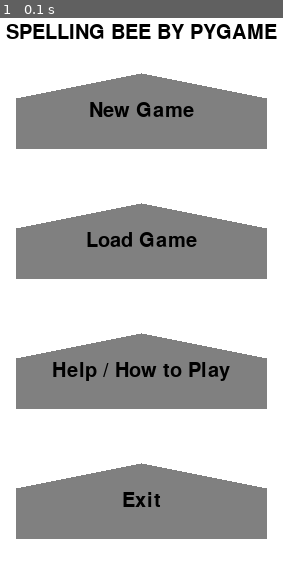
Above: before the commit, frame 1.
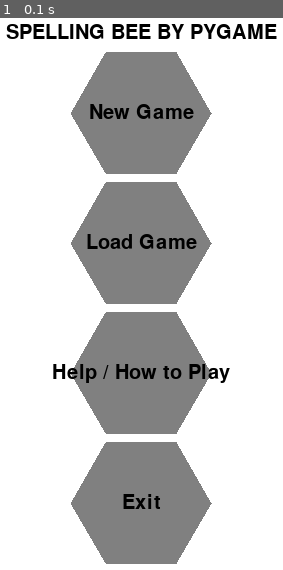
Above: after the commit, the same moment.

Repository: mucsci-students/2023sp-420-PyGame
Game: pygame game, started from PyGame.py
The game is run twice, just before and just after one commit, with the same random seed, the same clock (stepped at 60 frames per second) and the same inputs.
Inputs:
- Up to frame 1 (0.1 s): no input

The runs differ from the first frame. In frame 1, 31% of the frame differs, in the area x 5-95%, y 6-99%.

Commit message:
Update gui_main_menu.py
Hex width as 70

Diff:
--- a/MVC/View_GUI/gui_main_menu.py
+++ b/MVC/View_GUI/gui_main_menu.py
@@ -45,14 +45,26 @@
         global new_game_box, load_game_box, help_box, exit_box
         half_width = BOX_WIDTH // 2
         half_height = BOX_HEIGHT // 2
-        hexagon_points = [
+
+        '''hexagon_points = [
             (BOX_X + half_width, NEW_GAME_BOX_Y),
             (BOX_X + BOX_WIDTH, NEW_GAME_BOX_Y + half_height),
             (BOX_X + BOX_WIDTH, NEW_GAME_BOX_Y + half_height + BOX_HEIGHT),
             (BOX_X + half_width, NEW_GAME_BOX_Y + BOX_HEIGHT + BOX_HEIGHT // 2),
             (BOX_X, NEW_GAME_BOX_Y + half_height + BOX_HEIGHT),
             (BOX_X, NEW_GAME_BOX_Y + half_height)
-        ]
+        ]'''
+            # create hexagon points (NOT the lines between the points)
+        hex_radius = 70 # change this for bigger hexagons, considered midpoint
+        hexagon_points = []
+        for i in range(6):
+            hex_angle = (math.pi / 180) * (60 * i) # converts from degrees to radians
+            hex_x = hex_radius * math.cos(hex_angle) + 300 # the + changes x position
+            hex_y = hex_radius * math.sin(hex_angle) + 120 # the + changes y position
+            hexagon_points.append((hex_x, hex_y))
+
+
+
         new_game_box = pygame.draw.polygon(DISPLAY_SURFACE, GRAY, hexagon_points)
         load_game_box = pygame.draw.polygon(DISPLAY_SURFACE, GRAY, [tuple(map(sum, zip(point, (0, BOX_HEIGHT + BOX_SPACING)) )) for point in hexagon_points])
         help_box = pygame.draw.polygon(DISPLAY_SURFACE, GRAY, [tuple(map(sum, zip(point, (0, 2 * BOX_HEIGHT + 2 * BOX_SPACING)) )) for point in hexagon_points])
